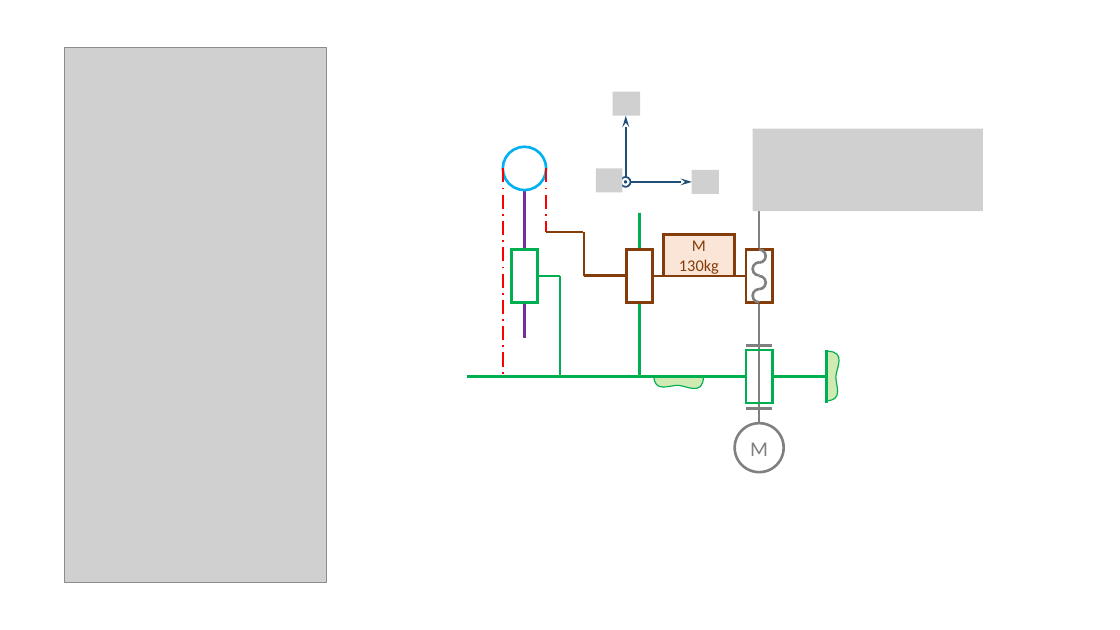
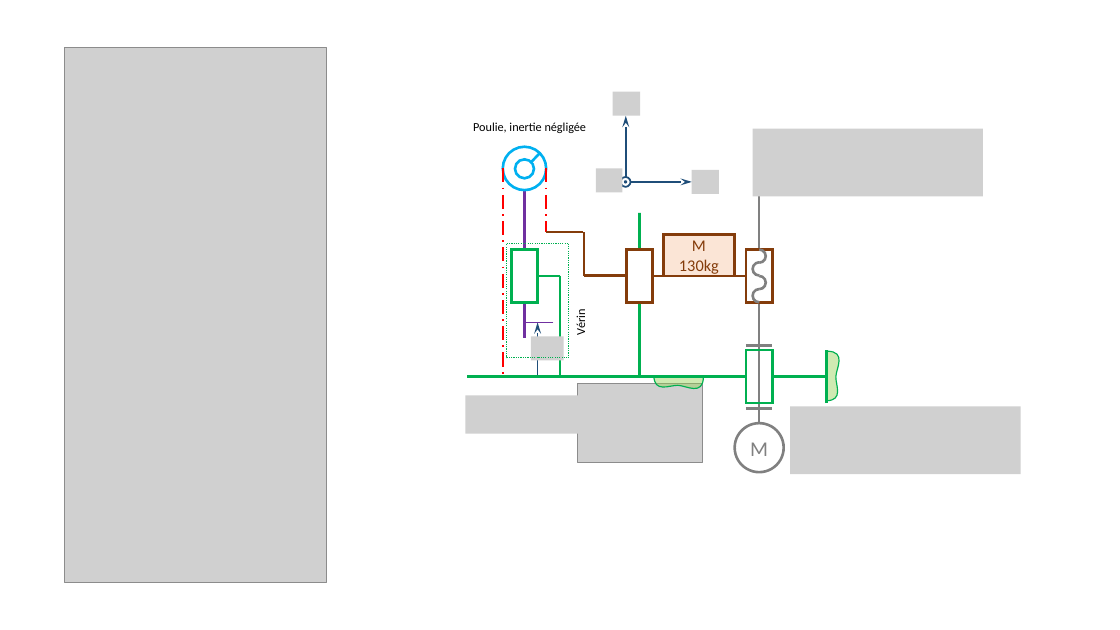
Before and after one commit to xpessoles/Cy_06_PSI_Energetique, a slide deck: slide 1 of Chapitre_01_Energetique/Cy_06_01_Application_04_Mammographie/images/Figures.pptx. Drawn at 1120x630 pixels with LibreOffice and Linux fonts; fonts in the diff are those of the drawing; grey boxes stand for pictures. Boxes give left, top, right and bottom in pixels: in the first picture for what was removed or moved away, otherwise in the second. Text is boxed around its words. In the diff, an @@ line names an element or a change of style, - is before the commit and + after.

```diff
--- a/Chapitre_01_Energetique/Cy_06_01_Application_04_Mammographie/images/Figures.pptx
+++ b/Chapitre_01_Energetique/Cy_06_01_Application_04_Mammographie/images/Figures.pptx
@@ text added at <box>473,122,587,133</box>, 10.5 pt, text #000000 @@
+Poulie, inertie négligée
@@ picture: place and size @@
-picture at <box>753,129,983,211</box>
+picture at <box>753,129,983,197</box>
@@ ellipse added at <box>515,160,534,179</box>, fill #FFFFFF, outline #00B0F0 2.25 pt @@
@@ line added from (540, 153) to (531, 162), #00B0F0 2.25 pt @@
@@ rectangle added at <box>507,243,569,357</box>, outline #00B050 1 pt dashed @@
@@ line added from (554, 323) to (524, 323), #7030A0 1 pt @@
@@ arrow added from (538, 376) to (538, 323), #1F4E79 1.5 pt @@
@@ text added at <box>574,311,589,335</box>, 10.5 pt, text #000000 @@
+Vérin
@@ picture added at <box>531,337,564,361</box> @@
@@ picture added at <box>577,384,702,462</box> @@
@@ picture added at <box>465,396,696,434</box> @@
@@ picture added at <box>791,407,1021,475</box> @@
```
Also in this commit, not shown: 1 slide added, 8 other files.
